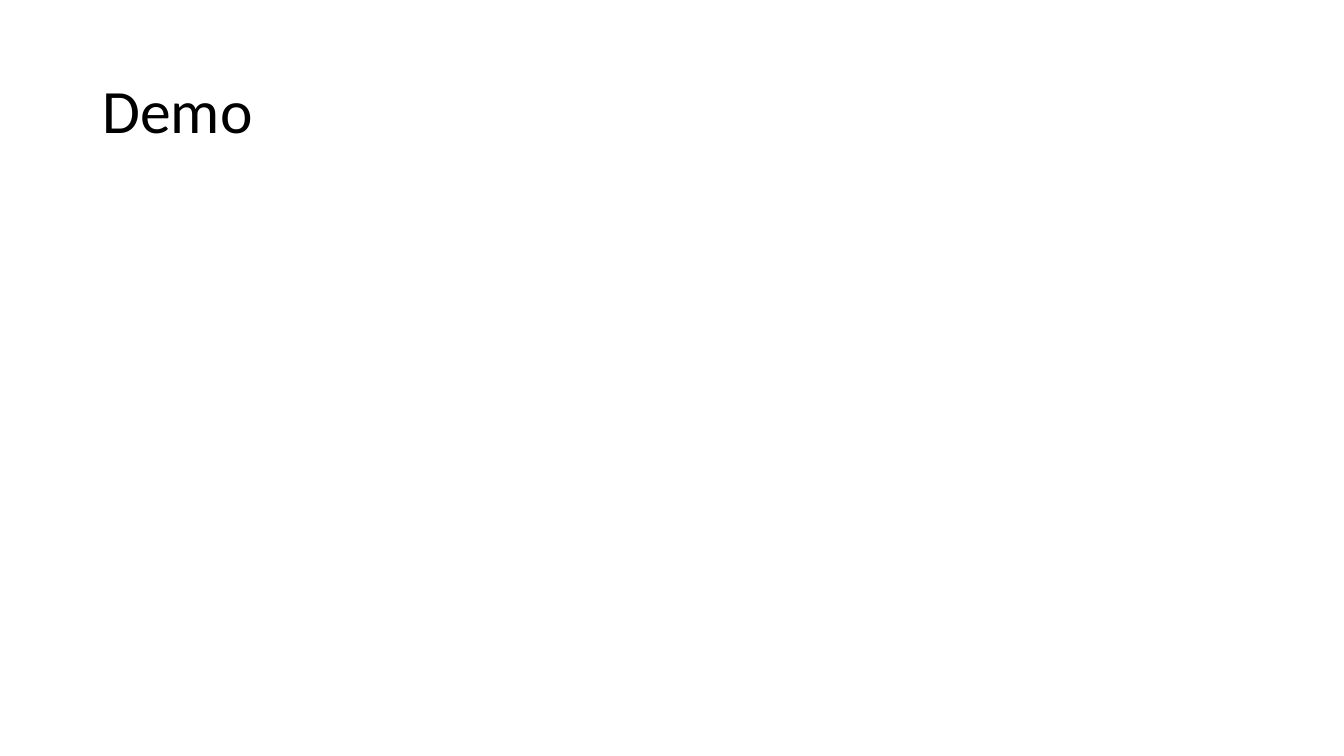
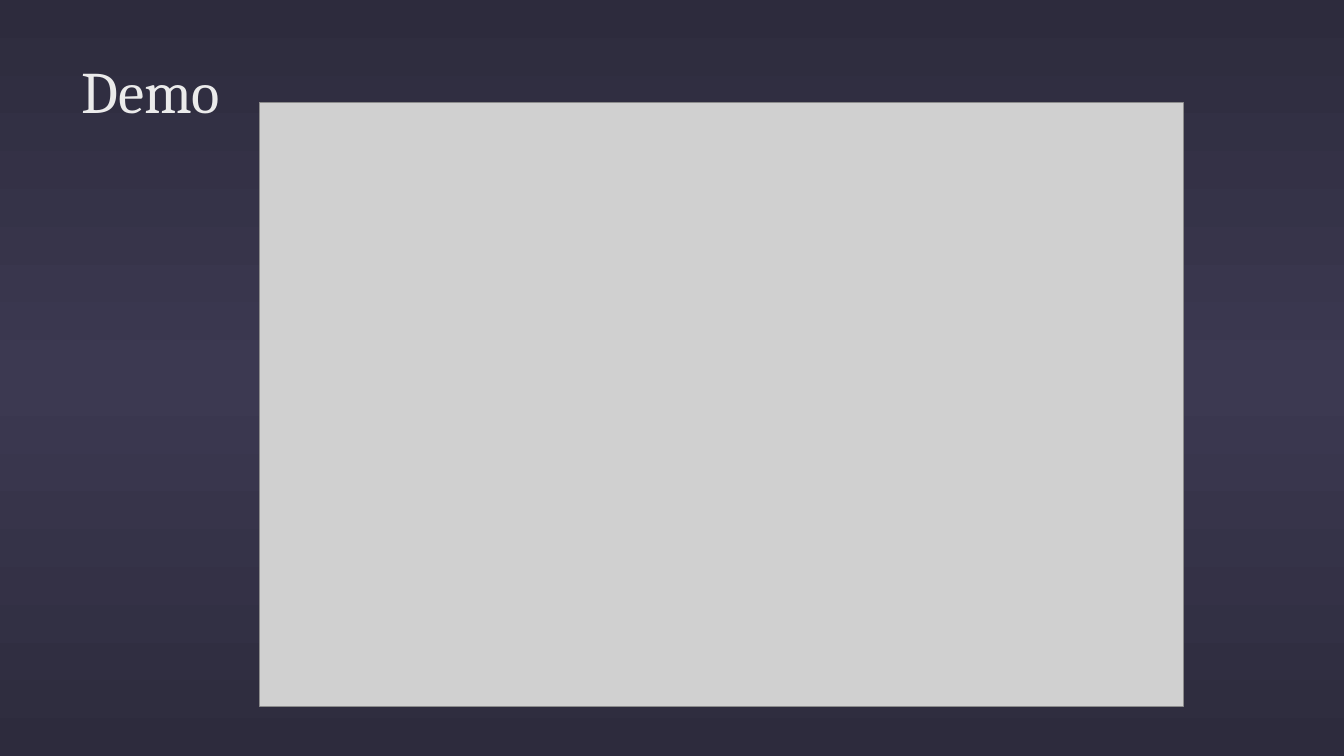
Before and after one commit to marc0tjevp/Hawaii-Alarm-System, a slide deck: slide 5 of doc/Presentatie.odp. Drawn at 1344x756 pixels with LibreOffice and Linux fonts; fonts in the diff are those of the drawing; grey boxes stand for pictures. Boxes give left, top, right and bottom in pixels: in the first picture for what was removed or moved away, otherwise in the second. Text is boxed around its words. In the diff, an @@ line names an element or a change of style, - is before the commit and + after.

Commit message:
Presentation updated

```diff
--- a/doc/Presentatie.odp
+++ b/doc/Presentatie.odp
@@ background #FFFFFF to gradient #2D2B3D to #3C3951 @@
@@ title "Demo": place and size @@
-title "Demo" at [102, 93, 252, 134]
+title "Demo" at [81, 73, 220, 114]
@@ title "Demo" at [81, 73, 220, 114]: size 44 to 42 pt, font Calibri to Cambria, text colour #000000 to #EBEBEB; line spacing 0.9 to 1; vertical alignment middle to top @@
@@ picture added at [260, 103, 1184, 707] @@
```
Also in this commit, not shown: 5 other slides changed.
